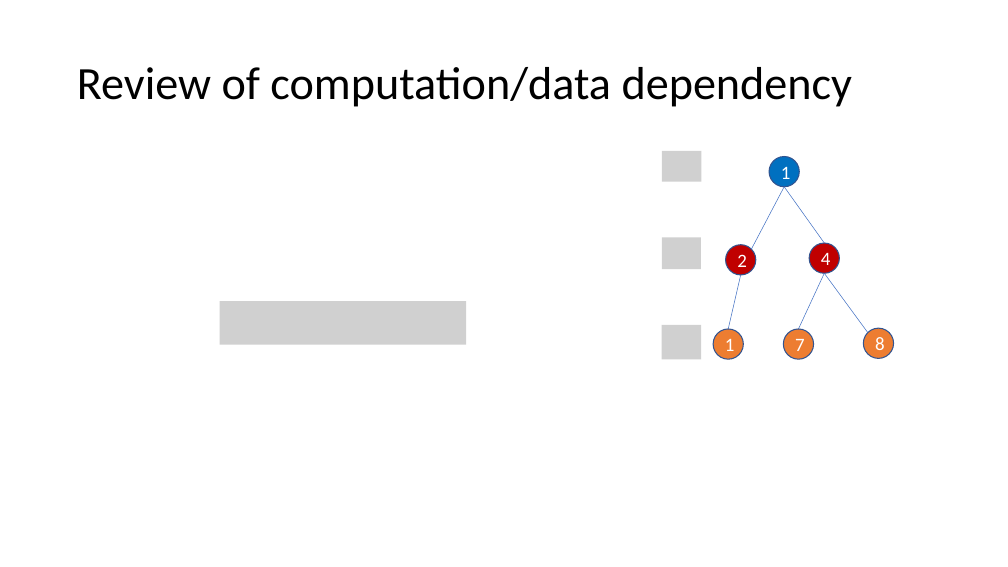
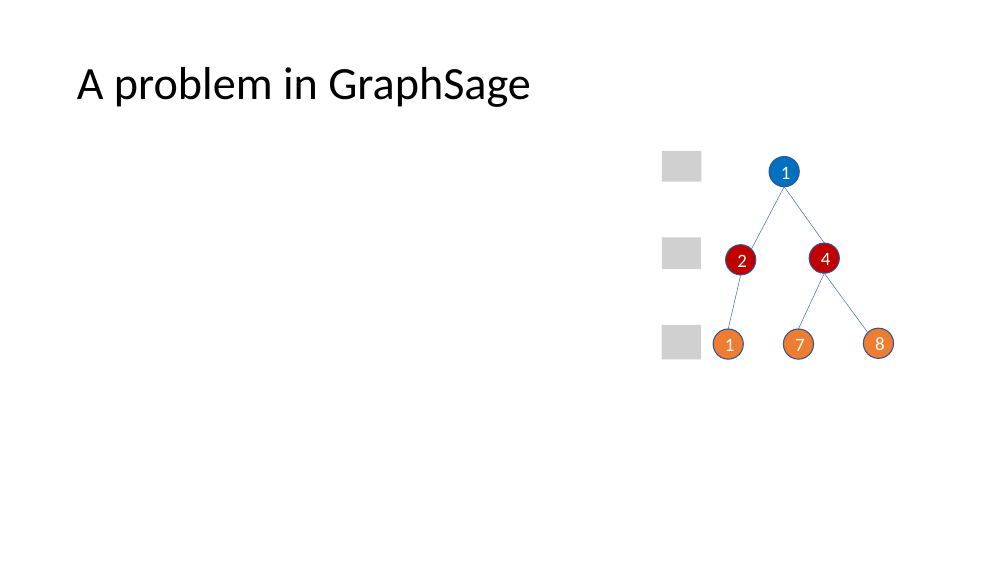
Before and after one commit to dglai/WWW20-Hands-on-Tutorial, a slide deck: slide 27 of large_graphs/sampling.pptx (slide 21 before the commit). Drawn at 1008x567 pixels with LibreOffice and Linux fonts; fonts in the diff are those of the drawing; grey boxes stand for pictures. Boxes give left, top, right and bottom in pixels: in the first picture for what was removed or moved away, otherwise in the second. Text is boxed around its words. In the diff, an @@ line names an element or a change of style, - is before the commit and + after.

Commit message:
update slides for large graph.

```diff
--- a/large_graphs/sampling.pptx
+++ b/large_graphs/sampling.pptx
@@ title at bbox=[77, 67, 531, 107]: text changed @@
-Review of computation/data dependency
+A problem in GraphSage
@@ picture removed at bbox=[219, 301, 466, 345] @@
```
